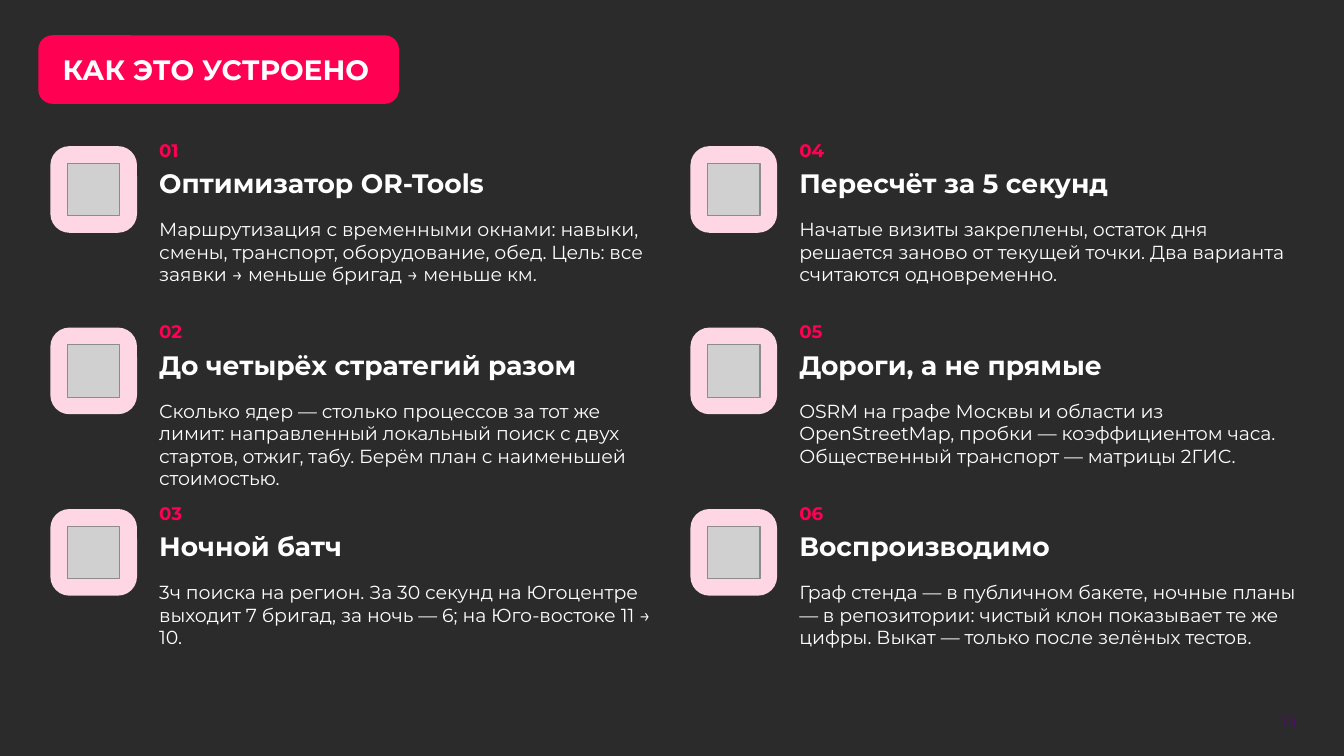
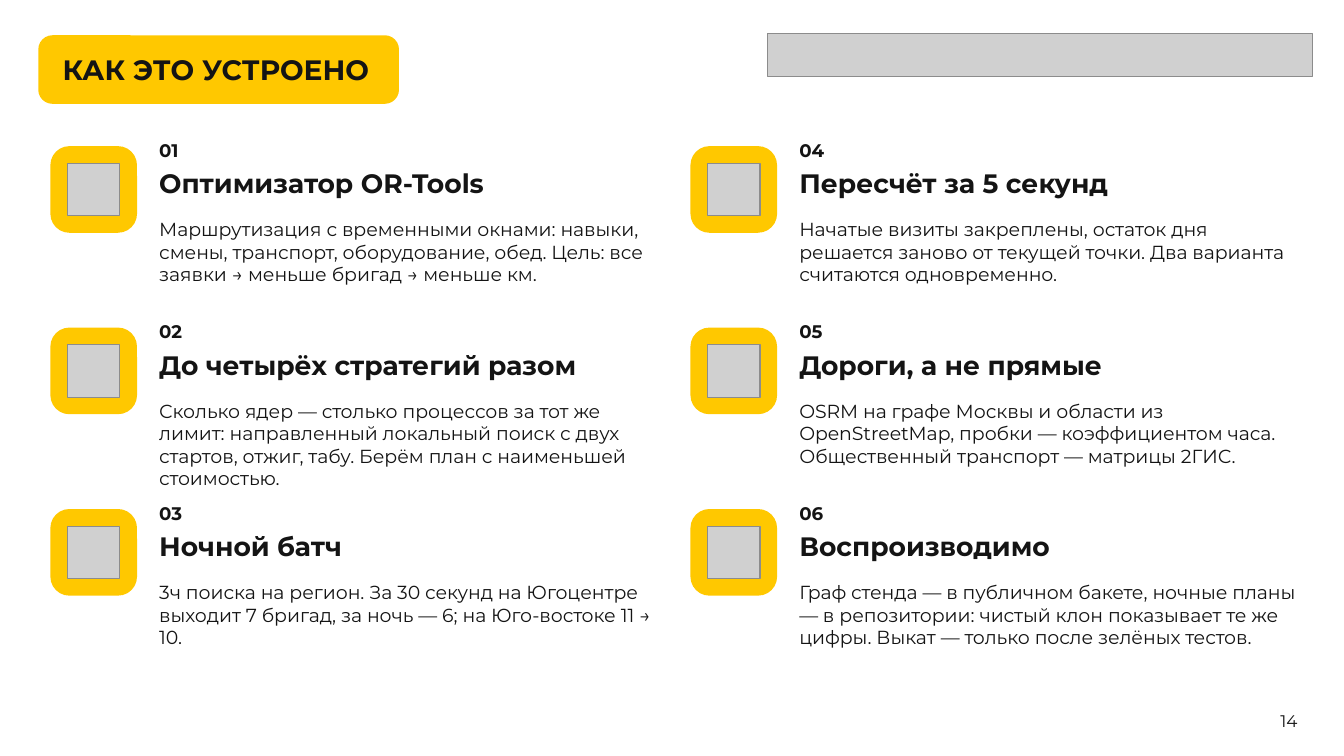
Before and after one commit to earlyr1/beeline-routing, a slide deck: slide 14 of ЛЦТ2026_Презентация_верные_обязательные_слайды.pptx. Drawn at 1344x756 pixels with LibreOffice and Linux fonts; fonts in the diff are those of the drawing; grey boxes stand for pictures; background and template pictures are left out; a plain dark background stands for a picture behind light text. Boxes give left, top, right and bottom in pixels: in the first picture for what was removed or moved away, otherwise in the second. Text is boxed around its words. In the diff, an @@ line names an element or a change of style, - is before the commit and + after.

```diff
--- a/ЛЦТ2026_Презентация_верные_обязательные_слайды.pptx
+++ b/ЛЦТ2026_Презентация_верные_обязательные_слайды.pptx
@@ background picture (left out) to #FFFFFF @@
@@ rounded rectangle "КАК ЭТО УСТРОЕНО" at [38,35,399,104]: text colour #FFFFFF to #141414; fill #FF0053 to #FFC800 @@
@@ picture added at [768,34,1313,78] @@
@@ fill #FFD6E4 to #FFC800 in 6 elements at [50,146,137,233], [50,328,137,414], [50,509,137,596], [691,146,777,233], [691,328,777,414], [691,509,777,596] @@
@@ text colour #FF0053 to #141414 in 6 elements at [159,144,178,158], [159,325,182,339], [159,507,182,521], [799,144,824,158], [799,325,822,339], [799,507,823,521] @@
@@ text colour #FFFFFF to #141414 in 12 elements at [159,173,484,198], [159,222,643,285], [159,355,576,380], [159,404,625,485], [159,536,342,557], [159,585,638,644], [799,173,1108,199], [799,222,1284,285], [799,356,1102,380], [799,403,1276,467], [799,537,1050,561], [799,584,1295,648] @@
@@ page number at [1280,715,1297,727]: text colour #520977 to #141414 @@
```
Also in this commit, not shown: 12 other slides changed.
